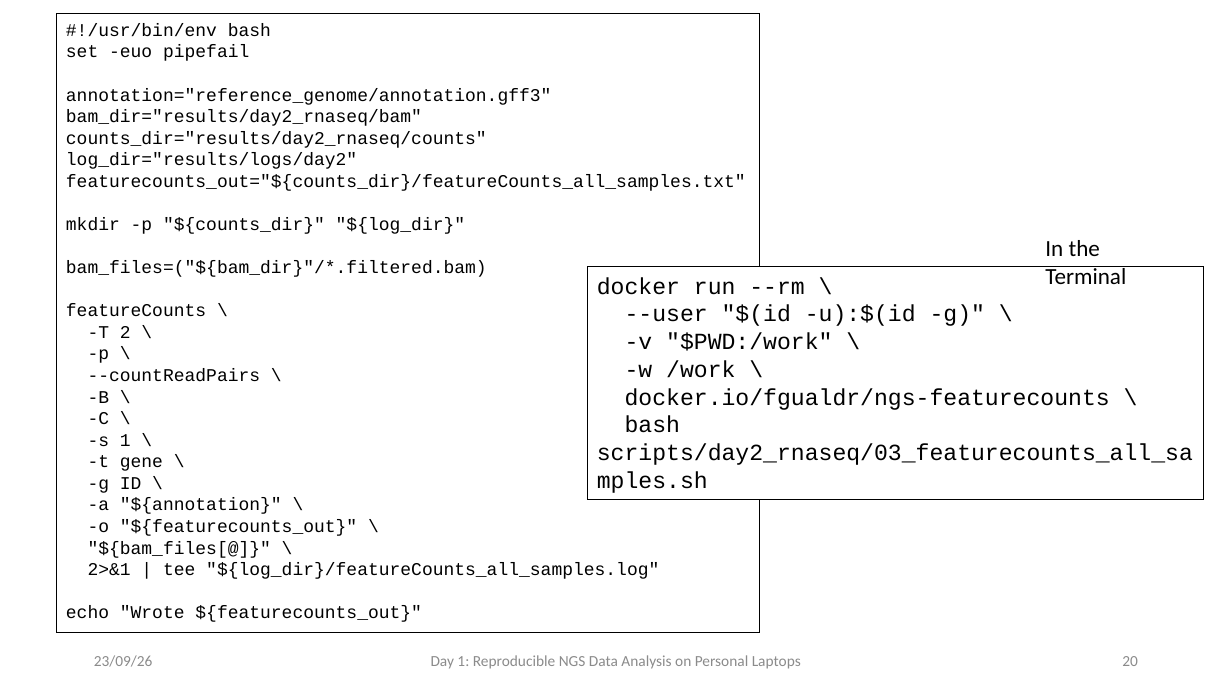
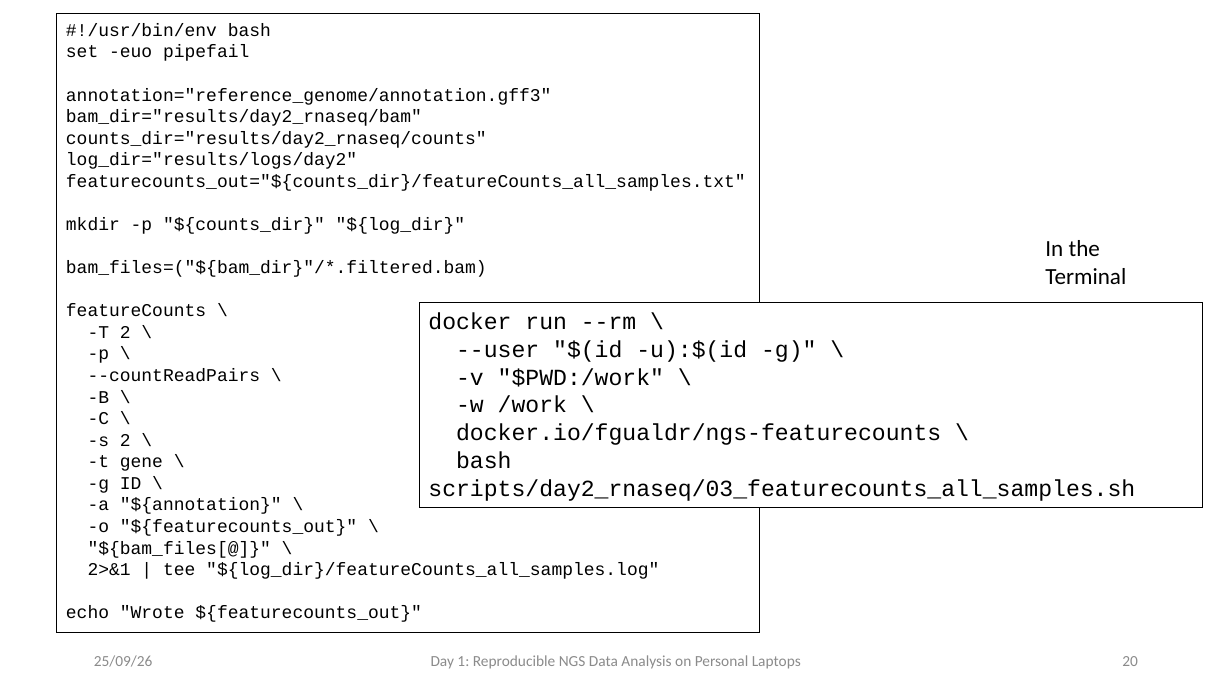
Before and after one commit to fgualdr/reproducible-ngs-workshop, a slide deck: slide 21 of power_point/Day2.pptx. Drawn at 1232x693 pixels with LibreOffice and Linux fonts; fonts in the diff are those of the drawing. Boxes give left, top, right and bottom in pixels: in the first picture for what was removed or moved away, otherwise in the second. Text is boxed around its words. In the diff, an @@ line names an element or a change of style, - is before the commit and + after.

```diff
--- a/power_point/Day2.pptx
+++ b/power_point/Day2.pptx
@@ rectangle "docker run --rm \": place and size @@
-rectangle "docker run --rm \" at box(588, 267, 1204, 500)
+rectangle "docker run --rm \" at box(420, 302, 1203, 507)
@@ text in rectangle at box(88, 434, 131, 446): text changed @@
--s 1 \
+-s 2 \
@@ text at box(94, 655, 153, 667): text changed @@
-23/09/26
+25/09/26
```
Also in this commit, not shown: 19 other slides changed, 8 slides added, 40 other files.
